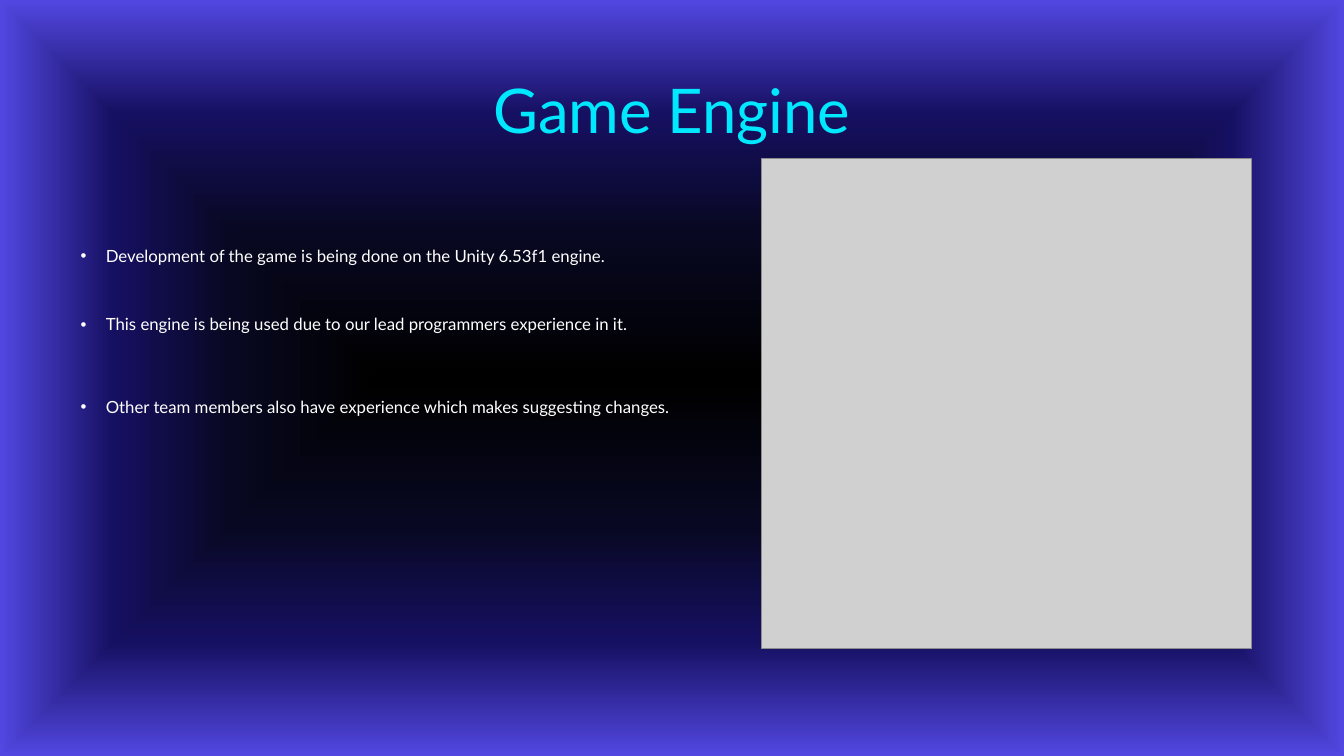
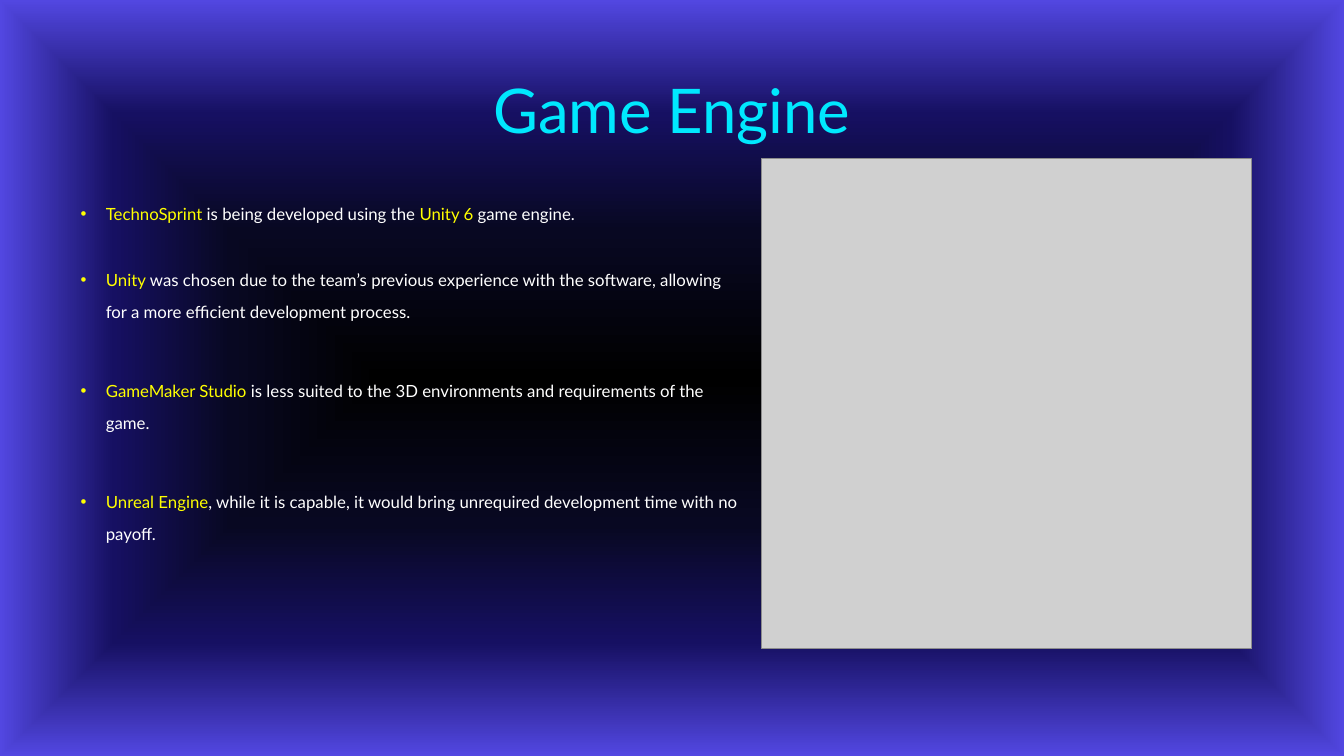
Before and after one commit to forrest10101/Portfolio-Platformer, a slide deck: slide 8 of TechnoSprint Pitch Presentation.pptx. Drawn at 1344x756 pixels with LibreOffice and Linux fonts; fonts in the diff are those of the drawing; grey boxes stand for pictures; background and template pictures are left out. Boxes give left, top, right and bottom in pixels: in the first picture for what was removed or moved away, otherwise in the second. Text is boxed around its words. In the diff, an @@ line names an element or a change of style, - is before the commit and + after.

Commit message:
Update 21/11/2026
Updated powerpoint with better visual reference and less words on certain pages.

```diff
--- a/TechnoSprint Pitch Presentation.pptx
+++ b/TechnoSprint Pitch Presentation.pptx
@@ text at (106, 207, 737, 543): text changed @@
-• Development of the game is being done on the Unity 6.53f1 engine.
-• This engine is being used due to our lead programmers experience in it.
-• Other team members also have experience which makes suggesting changes.
+• TechnoSprint is being developed using the Unity 6 game engine.
+• Unity was chosen due to the team’s previous experience with the software, allowing for a more efficient development process.
+• GameMaker Studio is less suited to the 3D environments and requirements of the game.
+• Unreal Engine, while it is capable, it would bring unrequired development time with no payoff.
```
Also in this commit, not shown: 5 other slides changed, 1 slide added, 1 slide removed.
